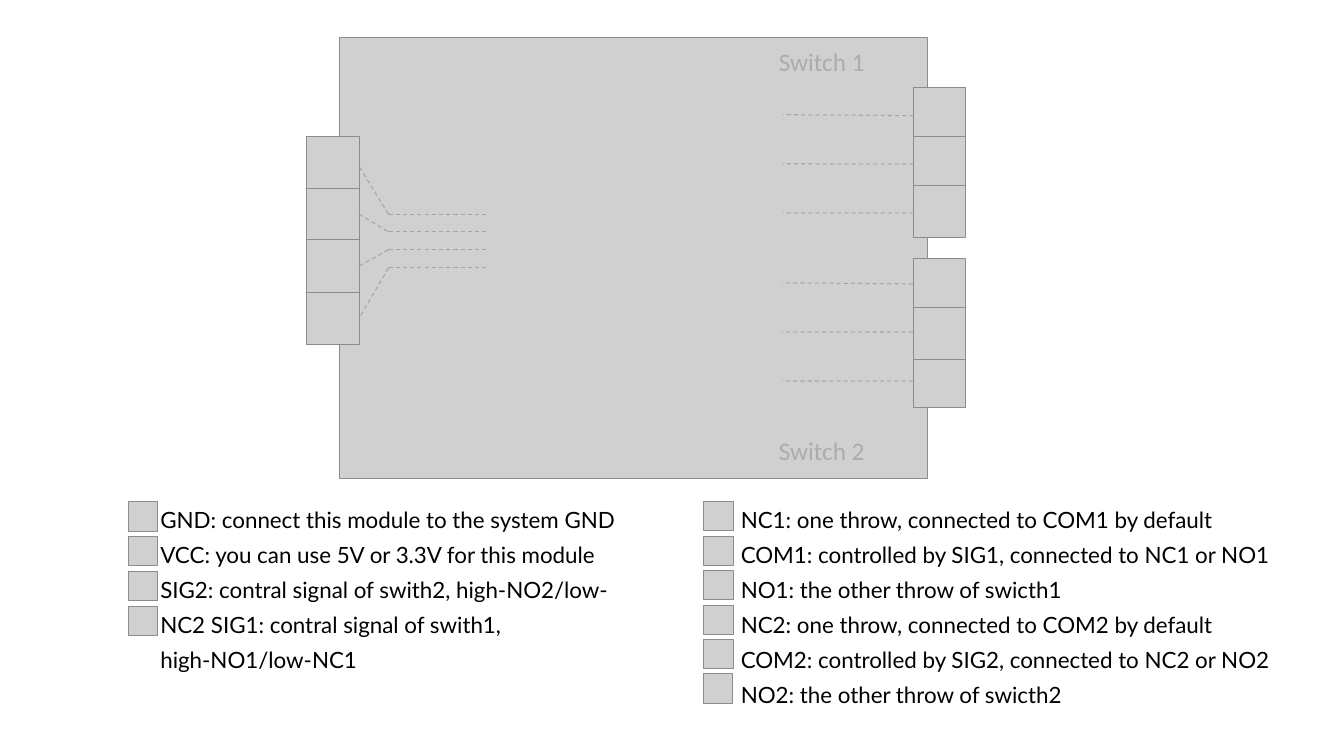
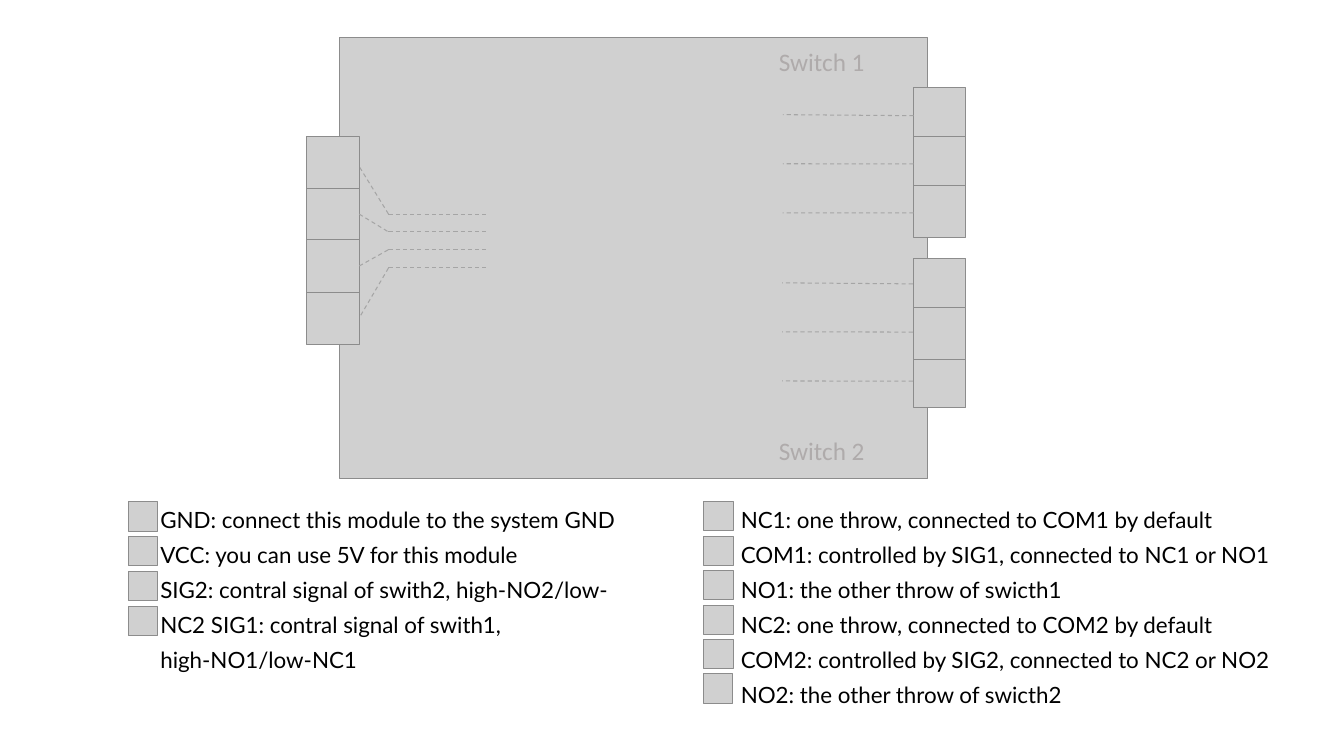
Before and after one commit to SeeedDocument/Grove-2-Channel_SPDT_Relay, a slide deck: slide 1 of img/pin_map.pptx. Drawn at 1344x756 pixels with LibreOffice and Linux fonts; fonts in the diff are those of the drawing; grey boxes stand for pictures. Boxes give left, top, right and bottom in pixels: in the first picture for what was removed or moved away, otherwise in the second. Text is boxed around its words. In the diff, an @@ line names an element or a change of style, - is before the commit and + after.

```diff
--- a/img/pin_map.pptx
+++ b/img/pin_map.pptx
@@ text at (x1=160, y1=546, x2=517, y2=567): text changed @@
-VCC: you can use 5V or 3.3V for this module
+VCC: you can use 5V for this module
```
Also in this commit, not shown: 1 other file.
